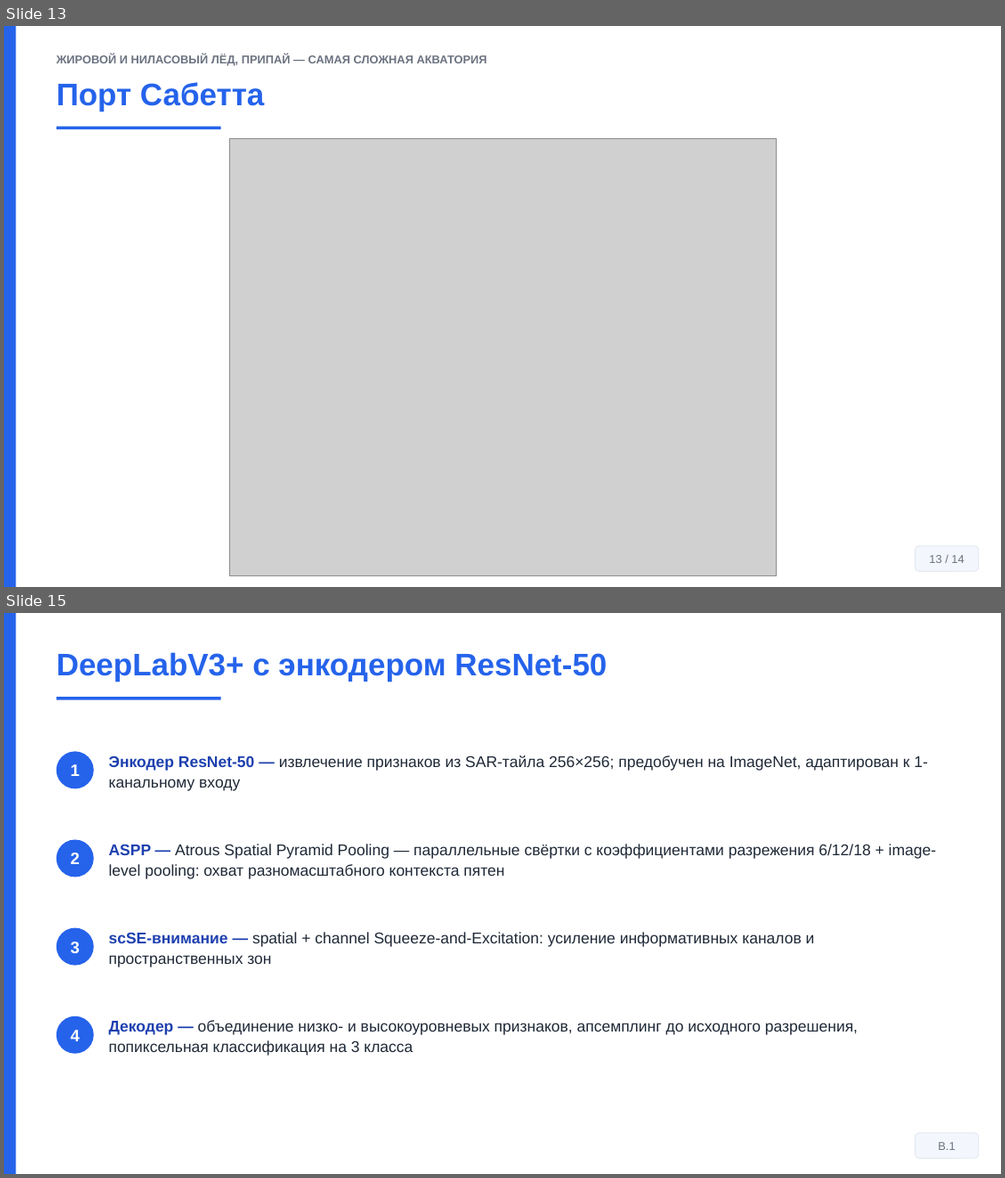
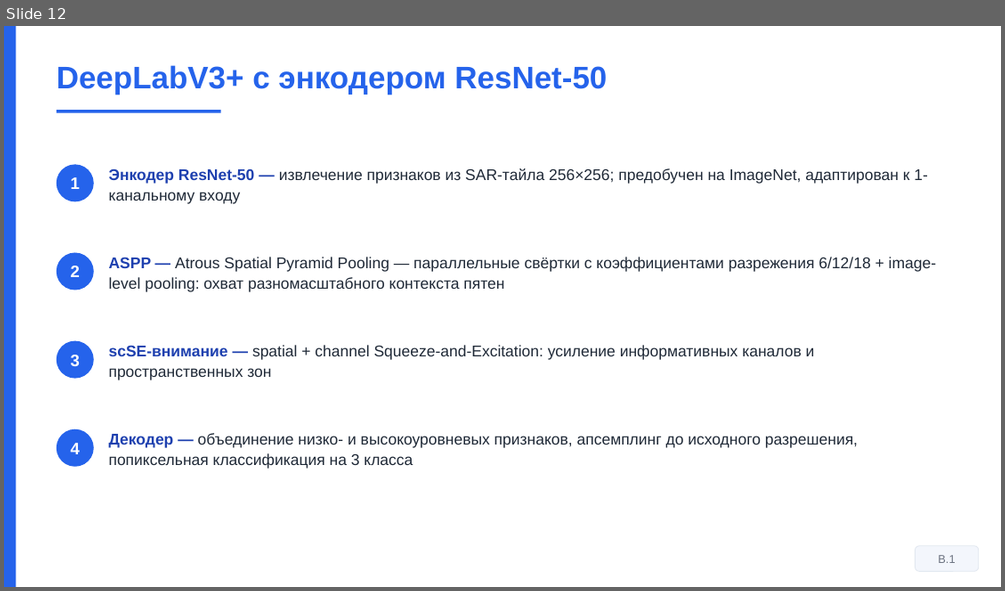
Before and after one commit to Confucius-hub/spbu_db_hw, a slide deck: thesis/vkr_final/Презентация_Финал_Байханов_2026.pptx. Shown one above the other, each under a label of ours: slides 13 and 15 before the commit, slide 12 after it; the slides between them are not shown. The pictures are 1005x1178 and 1005x591 pixels, drawn with LibreOffice and Linux fonts; fonts in the diff are those of the drawing; grey boxes stand for pictures. Boxes give left, top, right and bottom in pixels: in the first picture for what was removed or moved away, otherwise in the second. Text is boxed around its words. In the diff, an @@ line names an element or a change of style, - is before the commit and + after.

```diff
--- a/thesis/vkr_final/Презентация_Финал_Байханов_2026.pptx
+++ b/thesis/vkr_final/Презентация_Финал_Байханов_2026.pptx
@@ slide 13 removed at box(4, 26, 1001, 587), background #FFFFFF @@
@@ rectangle removed at box(4, 26, 16, 587) @@
@@ text removed at box(57, 54, 487, 66) @@
-ЖИРОВОЙ И НИЛАСОВЫЙ ЛЁД, ПРИПАЙ — САМАЯ СЛОЖНАЯ АКВАТОРИЯ
@@ text removed at box(57, 82, 264, 111) @@
-Порт Сабетта
@@ rectangle removed at box(57, 127, 221, 129) @@
@@ picture removed at box(230, 138, 777, 576) @@
@@ rounded rectangle removed at box(914, 546, 979, 572) @@
-13 / 14
@@ what was slide 15 is now slide 12 @@
```
Also in this commit, not shown: 9 slides changed, 2 slides added, 5 other slides removed, 5 other files.
